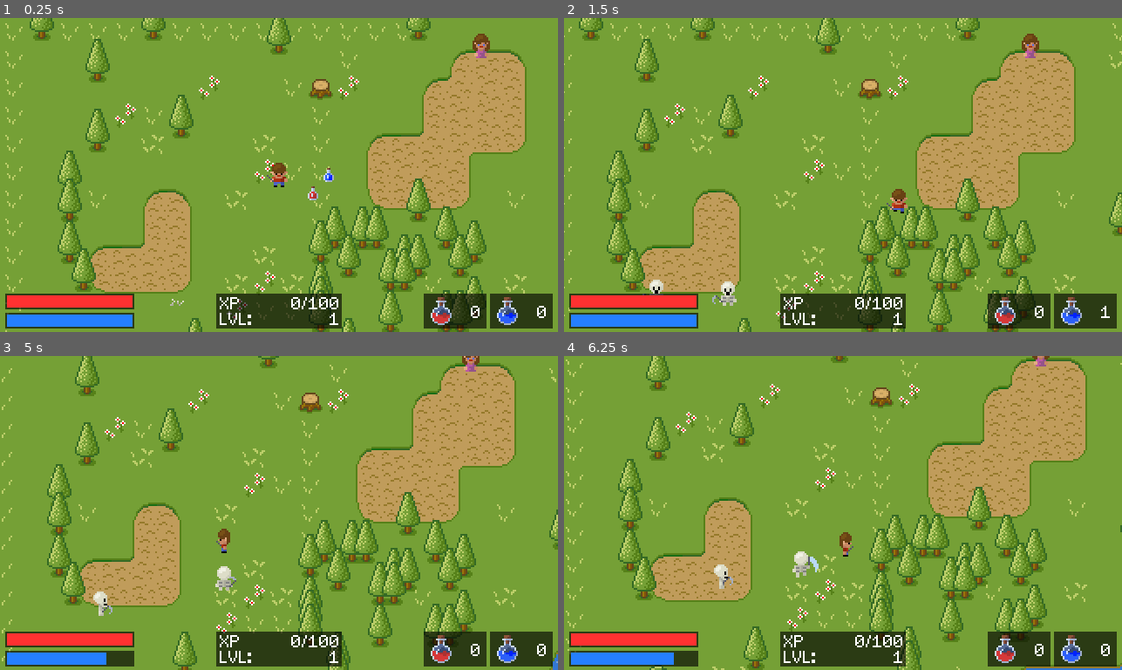
Above: before the commit, frames 1-4 (two rows, left to right).
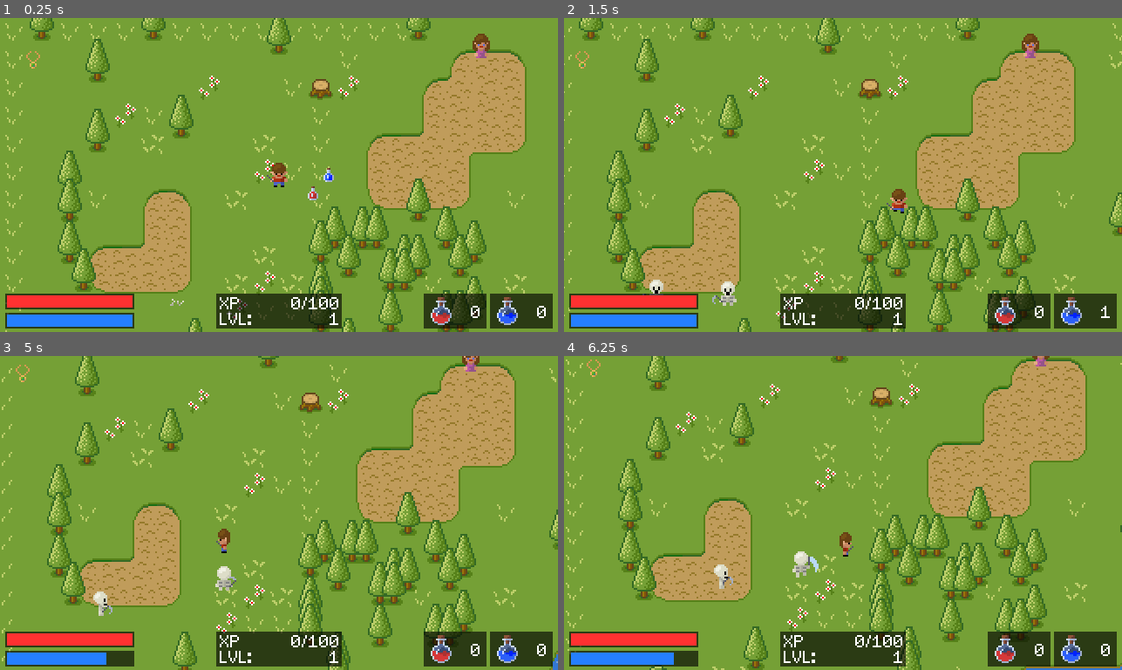
Above: after the commit, the same moments.

Repository: z-van-baars/SimpleRPG
Game: Godot game, scene res://Scenes/Main.tscn
Two runs of this game, one before a commit and one after it. Both use one fixed random seed, a clock stepped at 60 frames per second and the inputs below.
Inputs:
- Up to frame 1 (0.25 s): no input
- Up to frame 2 (1.5 s): tap Enter at 0.5 s; hold Right (ui_right) 0.53-1.28 s; hold Space (attack) 0.53-1.28 s; hold Down (ui_down) from 1.28 s (still down); tap , (drink_health) at 1.35 s
- Up to frame 3 (5 s): tap Space (attack) at 2 s; release Down (ui_down) at 2.03 s; hold Right (ui_right) 2.03-2.78 s; hold . (drink_mana) 2.03-2.78 s; hold Up (ui_up) 2.78-3.53 s; tap Ctrl (fireball) at 2.85 s; hold Left (ui_left) from 3.53 s (still down); tap Q at 3.6 s; tap E at 4.35 s
- Up to frame 4 (6.25 s): release Left (ui_left) at 5.03 s; hold Down (ui_down) 5.03-5.78 s; tap O at 5.1 s; hold Right (ui_right) from 5.78 s (still down); tap P at 5.85 s

The runs differ from the first frame. In frame 1, less than 0.1% of the frame differs, in the area x 4-8%, y 10-17%; in frame 2, less than 0.1%; in frame 3, less than 0.1%; in frame 4, less than 0.1%.

Commit message:
more changes

Diff:
--- a/Scenes/Main.tscn
+++ b/Scenes/Main.tscn
@@ -48,6 +48,7 @@
 [ext_resource path="res://GUI/LevelPopup.gd" type="Script" id=46]
 [ext_resource path="res://Entities/Fiona/Fiona.tscn" type="PackedScene" id=47]
 [ext_resource path="res://GUI/DialoguePopup.gd" type="Script" id=48]
+[ext_resource path="res://Entities/Necklace/Necklace.tscn" type="PackedScene" id=49]
 
 [sub_resource type="RectangleShape2D" id=2]
 extents = Vector2( 4, 5 )
@@ -506,6 +507,9 @@
 
 [node name="Fiona" parent="." instance=ExtResource( 47 )]
 position = Vector2( 275.959, 15.8446 )
+
+[node name="Necklace" parent="." instance=ExtResource( 49 )]
+position = Vector2( 19.1197, 23.948 )
 [connection signal="player_level_up" from="Player" to="CanvasLayer/LevelPopup" method="_on_Player_player_level_up"]
 [connection signal="player_stats_changed" from="Player" to="CanvasLayer/Health" method="_on_Player_player_stats_changed"]
 [connection signal="player_stats_changed" from="Player" to="CanvasLayer/Mana" method="_on_Player_player_stats_changed"]
Not shown: 1 places in Scenes/Main.tscn that only renumber resources
Not shown, added: export_presets.cfg
